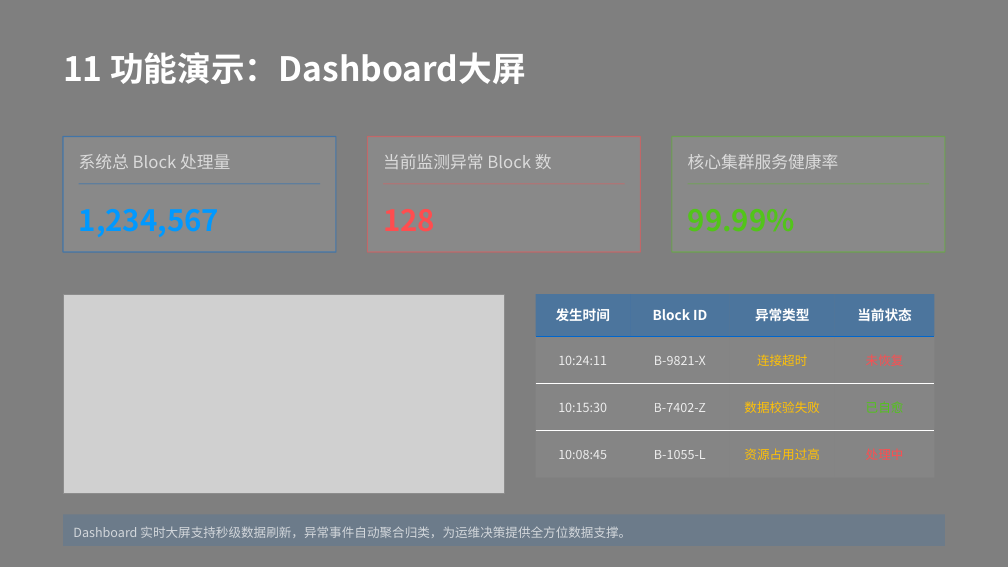
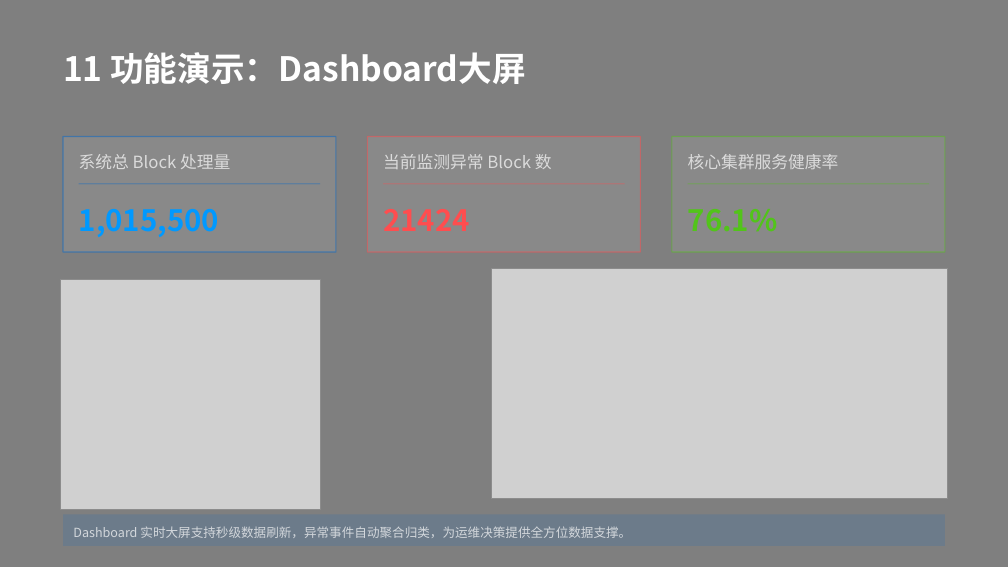
Before and after one commit to wweien1130-ui/AIOps-HDFS, a slide deck: slide 12 of 基于智能体集群的HDFS自动运维系统.pptx. Drawn at 1008x567 pixels with LibreOffice and Linux fonts; fonts in the diff are those of the drawing; grey boxes stand for pictures; background and template pictures are left out. Boxes give left, top, right and bottom in pixels: in the first picture for what was removed or moved away, otherwise in the second. Text is boxed around its words. In the diff, an @@ line names an element or a change of style, - is before the commit and + after.

```diff
--- a/基于智能体集群的HDFS自动运维系统.pptx
+++ b/基于智能体集群的HDFS自动运维系统.pptx
@@ text at <box>79,209,219,237</box>: text changed @@
-1,234,567
+1,015,500
@@ text at <box>383,209,470,231</box>: text changed @@
-128
+21424
@@ text at <box>688,209,778,232</box>: text changed @@
-99.99%
+76.1%
@@ picture added at <box>492,268,948,499</box> @@
@@ picture: place and size @@
-picture at <box>63,294,504,494</box>
+picture at <box>60,279,321,509</box>
@@ table removed at <box>535,294,935,478</box>, 4 rows, 4 columns @@
-发生时间 | Block ID | 异常类型 | 当前状态
-10:24:11 | B-9821-X | 连接超时 | 未恢复
-10:15:30 | B-7402-Z | 数据校验失败 | 已自愈
-10:08:45 | B-1055-L | 资源占用过高 | 处理中
```
Also in this commit, not shown: 2 other slides changed, 6 other files.
